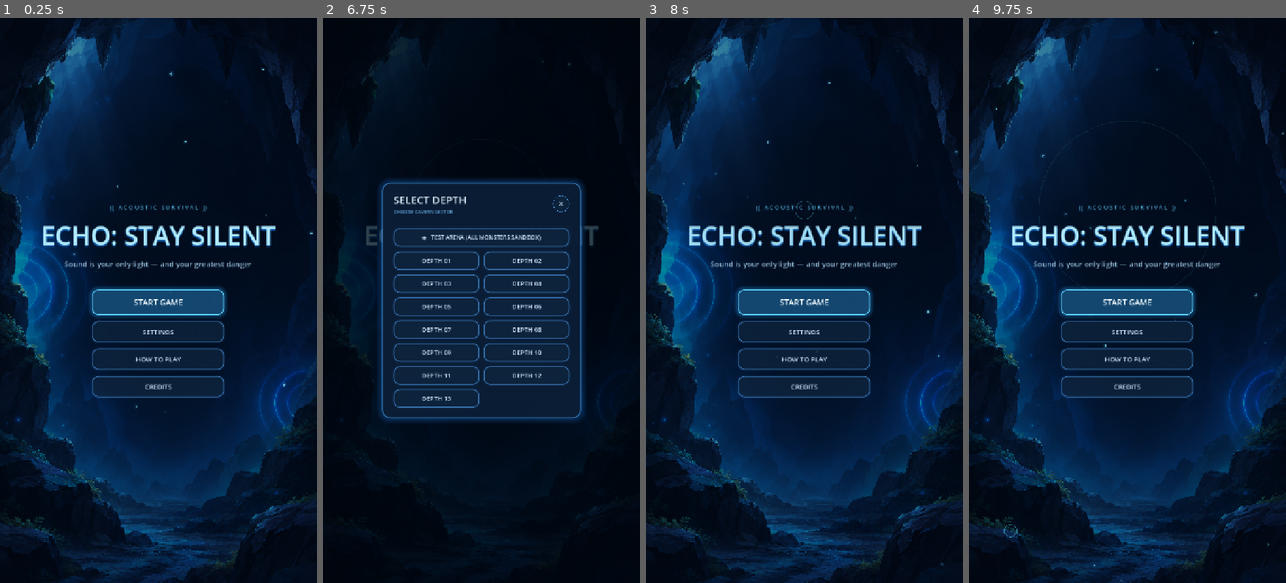
Above: before the commit, frames 1-4 (left to right).
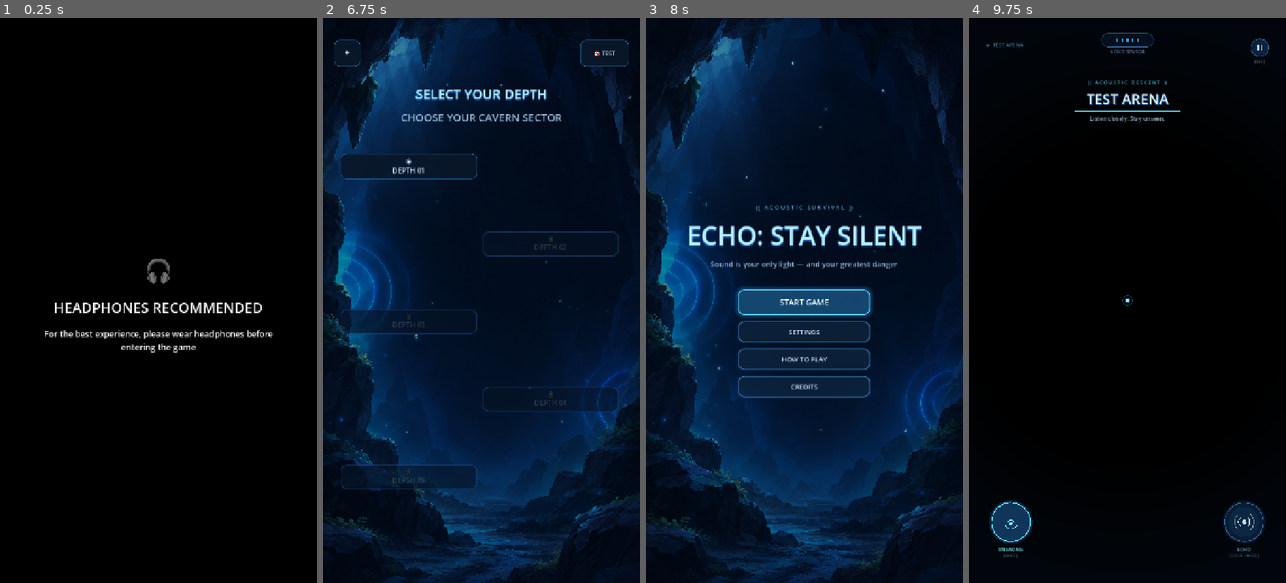
Above: after the commit, the same moments.

Repository: TerKSDev/echo
Game: Godot game, scene res://ui/headphone_warning.tscn
The game is run twice, just before and just after one commit, with the same random seed, the same clock (stepped at 60 frames per second) and the same inputs. Before the commit the project starts from res://ui/menu.tscn.
Inputs (mouse positions are in pixels of both pictures, inside the frame that each line leads up to):
- Up to frame 1 (0.25 s): no input
- Up to frame 2 (6.75 s): click (481, 385) at 0.5 s, where only the run before the commit has a clickable "CREDITS"; click (481, 300) at 1.25 s, where only the run before the commit has a clickable "START GAME"; click (481, 300) at 2 s, where only the run before the commit has a clickable "START GAME"; click (557, 255) at 2.75 s, where only the run before the commit has a clickable "✕"; click (481, 300) at 3.5 s, where only the run before the commit has a clickable "START GAME"; click (560, 204) at 4.25 s, where only the run before the commit has a clickable "✕"; click (481, 334) at 5 s, where only the run before the commit has a clickable "SETTINGS"; click "CREDITS" at 5.75 s; click "START GAME" at 6.5 s
- Up to frame 3 (8 s): click (671, 51) at 7.25 s, where only the run after the commit has a clickable "🢀"
- Up to frame 4 (9.75 s): click "START GAME" at 8 s; click (1251, 51) at 8.75 s, where only the run after the commit has a clickable "🎯 TEST"; click (1010, 532) at 9.52 s

The runs differ from the first frame. In frame 1, 91% of the frame differs, in the area x 0-100%, y 0-100%; in frame 2, 42%; in frame 3, 0.2%; in frame 4, 82%.

Commit message:
Add level selection and headphone warning

Diff:
--- a/autoload/GameState.gd
+++ b/autoload/GameState.gd
@@ -6,6 +6,7 @@
 const MENU_SCENE := "res://ui/menu.tscn"
 const MAIN_SCENE := "res://scenes/main.tscn"
 const SETTINGS_PATH := "user://settings.cfg"
+const PROGRESS_PATH := "user://level_progress.cfg"
 
 const LEVELS: Array[String] = [
 	"res://levels/level_test.tscn",
@@ -25,6 +26,7 @@
 ]
 
 var current_level := 0
+var highest_unlocked_level := 1
 var master_volume := 1.0
 var mic_enabled := true
 var mic_sensitivity := 0.5        # 0.0 (low/strict) .. 1.0 (high/sensitive)
@@ -34,6 +36,7 @@
 
 func _ready() -> void:
 	load_settings()
+	load_progress()
 
 
 # Effective dB threshold required to trigger a voice echo
@@ -104,3 +107,40 @@
 func go_to_menu() -> void:
 	get_tree().paused = false
 	get_tree().change_scene_to_file(MENU_SCENE)
+
+func load_progress() -> void:
+	var cfg := ConfigFile.new()
+
+	if cfg.load(PROGRESS_PATH) != OK:
+		highest_unlocked_level = 1
+		return
+
+	highest_unlocked_level = clampi(
+		int(cfg.get_value("progress", "highest_unlocked_level", 1)),
+		1,
+		13
+	)
+
+
+func complete_level(level_number: int) -> void:
+	# 只接受正式关卡 1 到 13。
+	if level_number < 1 or level_number > 13:
+		return
+
+	# 完成当前关卡后开放下一关。
+	# 完成第 13 关时，仍然记录最高解锁关卡为 13。
+	var next_unlocked := mini(level_number + 1, 13)
+
+	if next_unlocked > highest_unlocked_level:
+		highest_unlocked_level = next_unlocked
+
+	var cfg := ConfigFile.new()
+	cfg.set_value(
+		"progress",
+		"highest_unlocked_level",
+		highest_unlocked_level
+	)
+	var error := cfg.save(PROGRESS_PATH)
+
+	if error != OK:
+		push_error("Failed to save level progress: %s" % error)
--- a/project.godot
+++ b/project.godot
@@ -11,7 +11,7 @@
 [application]
 
 config/name="Echo"
-run/main_scene="uid://picpdgq0lblw"
+run/main_scene="uid://dmknrgc8haiw1"
 config/features=PackedStringArray("4.7", "GL Compatibility")
 config/icon="res://icon.svg"
 
--- a/scenes/Main.gd
+++ b/scenes/Main.gd
@@ -174,8 +174,13 @@
 		_press_switch(c)
 	if has_exit and c == exit_cell:
 		_changing = true
+
+	# 正式关卡才记录通关进度。
+	# GameState.LEVELS 的第 0 项是 TEST ARENA。
+		if GameState.current_level >= 1 and GameState.current_level <= 13:
+			GameState.complete_level(GameState.current_level)
+
 		GameState.call_deferred("next_level")
-
 
 func _press_switch(cell: Vector2i) -> void:
 	pressed[cell] = true
--- /dev/null
+++ b/ui/HeadphoneWarning.gd
@@ -0,0 +1,5 @@
+extends Control
+
+func _ready() -> void:
+	await get_tree().create_timer(5.0).timeout
+	get_tree().change_scene_to_file("res://ui/menu.tscn")
--- /dev/null
+++ b/ui/LevelSelect.gd
@@ -0,0 +1,551 @@
+
+extends Control
+
+const MIX_RATE := 22050
+const LEVEL_BUTTON_HEIGHT := 56.0
+const BOTTOM_BUTTON_HEIGHT := 46.0
+const TEST_LEVEL_PATH := "res://levels/level_test.tscn"
+
+@onready var level_grid: GridContainer = $CenterContainer/Content/ScrollContainer/LevelGrid
+@onready var test_arena_button: Button = $TopBar/TestArenaButton
+@onready var back_button: Button = $TopBar/BackButton
+@onready var sonar_backdrop: Control = $SonarBackdrop
+@onready var scroll_container: ScrollContainer = $CenterContainer/Content/ScrollContainer
+
+var _time := 0.0
+var _ripples: Array[Dictionary] = []
+var _spores: Array[Dictionary] = []
+
+var _suppress_level_click := false
+
+var _wav_click: AudioStreamWAV
+var _wav_hover: AudioStreamWAV
+
+
+func _ready() -> void:
+	_build_ui_audio()
+	_init_spores()
+
+	# Background effects should not block button input.
+	sonar_backdrop.mouse_filter = Control.MOUSE_FILTER_IGNORE
+	sonar_backdrop.draw.connect(_draw_sonar_backdrop)
+
+	# Two columns create the left-right staggered vertical map.
+	level_grid.columns = 2
+
+	scroll_container.size_flags_horizontal = Control.SIZE_EXPAND_FILL
+	scroll_container.size_flags_vertical = Control.SIZE_EXPAND_FILL
+	scroll_container.horizontal_scroll_mode = ScrollContainer.SCROLL_MODE_DISABLED
+	scroll_container.vertical_scroll_mode = ScrollContainer.SCROLL_MODE_AUTO
+
+	level_grid.size_flags_horizontal = Control.SIZE_EXPAND_FILL
+	level_grid.size_flags_vertical = Control.SIZE_SHRINK_BEGIN
+
+	# Hide the scrollbar visually while retaining scrolling.
+	var scrollbar := scroll_container.get_v_scroll_bar()
+	scrollbar.modulate.a = 0.0
+
+	level_grid.add_theme_constant_override("h_separation", 12)
+	level_grid.add_theme_constant_override("v_separation", 20)
+
+	_style_bottom_button(test_arena_button)
+	_style_bottom_button(back_button)
+
+	_create_level_buttons()
+
+	test_arena_button.pressed.connect(_on_test_arena_pressed)
+	back_button.pressed.connect(_on_back_pressed)
+
+	_wire_button_Juice(test_arena_button)
+	_wire_button_Juice(back_button)
+
+
+# --------------------------------------------------
+# GET PLAYABLE LEVELS
+# --------------------------------------------------
+
+func _get_playable_levels() -> Array[String]:
+	var playable_levels: Array[String] = []
+
+	for level_path in GameState.LEVELS:
+		var path := str(level_path)
+
+		# Exclude the test arena from the level selection map.
+		if path == TEST_LEVEL_PATH:
+			continue
+
+		playable_levels.append(path)
+
+	return playable_levels
+
+
+# --------------------------------------------------
+# BUTTON STYLES
+# --------------------------------------------------
+
+func _make_button_style(
+	bg_color: Color,
+	border_color: Color,
+	border_width: int = 1
+) -> StyleBoxFlat:
+	var style := StyleBoxFlat.new()
+	style.bg_color = bg_color
+	style.border_color = border_color
+	style.set_border_width_all(border_width)
+	style.set_corner_radius_all(12)
+	style.content_margin_left = 12.0
+	style.content_margin_right = 12.0
+	style.content_margin_top = 8.0
+	style.content_margin_bottom = 8.0
+	return style
+
+
+func _style_level_button(button: Button) -> void:
+	button.add_theme_font_size_override("font_size", 16)
+	button.add_theme_color_override(
+		"font_color",
+		Color(0.76, 0.88, 1.0)
+	)
+	button.add_theme_color_override(
+		"font_hover_color",
+		Color(0.45, 0.88, 1.0)
+	)
+	button.add_theme_color_override(
+		"font_pressed_color",
+		Color(0.9, 0.97, 1.0)
+	)
+
+	button.add_theme_stylebox_override(
+		"normal",
+		_make_button_style(
+			Color(0.035, 0.09, 0.16, 0.94),
+			Color(0.12, 0.43, 0.68, 0.95)
+		)
+	)
+
+	button.add_theme_stylebox_override(
+		"hover",
+		_make_button_style(
+			Color(0.06, 0.18, 0.29, 0.98),
+			Color(0.25, 0.78, 1.0, 1.0),
+			2
+		)
+	)
+
+	button.add_theme_stylebox_override(
+		"pressed",
+		_make_button_style(
+			Color(0.08, 0.24, 0.36, 1.0),
+			Color(0.4, 0.86, 1.0, 1.0),
+			2
+		)
+	)
+
+	button.add_theme_stylebox_override(
+		"focus",
+		_make_button_style(
+			Color(0.035, 0.09, 0.16, 0.94),
+			Color(0.12, 0.43, 0.68, 0.95)
+		)
+	)
+
+
+func _style_bottom_button(button: Button) -> void:
+	button.custom_minimum_size.y = BOTTOM_BUTTON_HEIGHT
+
+	button.add_theme_font_size_override("font_size", 14)
+	button.add_theme_color_override(
+		"font_color",
+		Color(0.76, 0.88, 1.0)
+	)
+	button.add_theme_color_override(
+		"font_hover_color",
+		Color(0.45, 0.88, 1.0)
+	)
+	button.add_theme_color_override(
+		"font_pressed_color",
+		Color(0.9, 0.97, 1.0)
+	)
+
+	button.add_theme_stylebox_override(
+		"normal",
+		_make_button_style(
+			Color(0.035, 0.09, 0.16, 0.96),
+			Color(0.12, 0.43, 0.68, 0.95)
+		)
+	)
+
+	button.add_theme_stylebox_override(
+		"hover",
+		_make_button_style(
+			Color(0.06, 0.18, 0.29, 1.0),
+			Color(0.25, 0.78, 1.0, 1.0),
+			2
+		)
+	)
+
+	button.add_theme_stylebox_override(
+		"pressed",
+		_make_button_style(
+			Color(0.08, 0.24, 0.36, 1.0),
+			Color(0.4, 0.86, 1.0, 1.0),
+			2
+		)
+	)
+
+	button.add_theme_stylebox_override(
+		"focus",
+		_make_button_style(
+			Color(0.035, 0.09, 0.16, 0.96),
+			Color(0.12, 0.43, 0.68, 0.95)
+		)
+	)
+
+
+# --------------------------------------------------
+# LEVEL BUTTONS
+# --------------------------------------------------
+
+func _create_level_buttons() -> void:
+	# Only create buttons for playable levels.
+	var playable_levels := _get_playable_levels()
+	var total_levels: int = playable_levels.size()
+
+	for i in range(1, total_levels + 1):
+		var button := Button.new()
+		var unlocked: bool = i <= GameState.highest_unlocked_level
+
+		if unlocked:
+			button.text = "◉\nDEPTH %02d" % i
+			button.disabled = false
+		else:
+			button.text = "🔒\nDEPTH %02d" % i
+			button.disabled = true
+
+		button.custom_minimum_size = Vector2(
+			110,
+			LEVEL_BUTTON_HEIGHT
+		)
+		button.size_flags_horizontal = Control.SIZE_EXPAND_FILL
+		button.size_flags_vertical = Control.SIZE_SHRINK_CENTER
+		button.focus_mode = Control.FOCUS_NONE
+
+		_style_level_button(button)
+
+		if unlocked:
+			button.pressed.connect(_on_level_pressed.bind(i))
+			_wire_button_Juice(button)
+		else:
+			button.modulate = Color(0.45, 0.50, 0.58, 0.8)
+
+		# Spacer creates the staggered left-right map.
+		var spacer := Control.new()
+		spacer.custom_minimum_size = Vector2(
+			0,
+			LEVEL_BUTTON_HEIGHT + 100.0
+		)
+		spacer.size_flags_horizontal = Control.SIZE_EXPAND_FILL
+		spacer.mouse_filter = Control.MOUSE_FILTER_IGNORE
+
+		if i % 2 == 1:
+			level_grid.add_child(button)
+			level_grid.add_child(spacer)
+		else:
+			level_grid.add_child(spacer)
+			level_grid.add_child(button)
+
+
+func _on_level_pressed(level_number: int) -> void:
+	# Ignore clicks if the player dragged the map.
+	if _suppress_level_click:
+		_suppress_level_click = false
+		return
+
+	var playable_levels := _get_playable_levels()
+	var playable_index: int = level_number - 1
+
+	if playable_index < 0 or playable_index >= playable_levels.size():
+		push_error("Invalid level number: %d" % level_number)
+		return
+
+	# Find the actual index in GameState.LEVELS.
+	var actual_level_index: int = GameState.LEVELS.find(
+		playable_levels[playable_index]
+	)
+
+	if actual_level_index == -1:
+		push_error(
+			"Level not found in GameState.LEVELS: "
+			+ playable_levels[playable_index]
+		)
+		return
+
+	GameState.start_game(actual_level_index)
+
+
+func _on_test_arena_pressed() -> void:
+	# Keep the separate TEST button working as before.
+	GameState.start_game(0)
+
+
+func _on_back_pressed() -> void:
+	GameState.go_to_menu()
+	var mouse_pos := get_global_mouse_position()
+
+	var map_rect := Rect2(
+		scroll_container.global_position,
+		scroll_container.size
+	)
+
+	return map_rect.has_point(mouse_pos)
+
+
+# --------------------------------------------------
+# AMBIENT SONAR AND FLOATING PARTICLES
+# --------------------------------------------------
+
+func _process(delta: float) -> void:
+	_time += delta
+
+	# Create an ambient sonar wave every 2.6 seconds.
+	if fmod(_time, 2.6) < delta:
+		var title_center := Vector2(
+			size.x * 0.5,
+			size.y * 0.245
+		)
+
+		_ripples.append({
+			"pos": title_center,
+			"age": 0.0,
+			"max_r": 320.0,
+			"alpha": 0.35
+		})
+
+	for ripple in _ripples:
+		ripple["age"] = float(ripple["age"]) + delta
+
+	_ripples = _ripples.filter(
+		func(ripple: Dictionary) -> bool:
+			return float(ripple["age"]) < 2.8
+	)
+
+	for spore in _spores:
+		var pos: Vector2 = spore["pos"]
+
+		pos.y -= float(spore["speed"]) * delta
+		pos.x += (
+			sin(_time * 1.4 + float(spore["phase"]))
+			* 12.0
+			* delta
+		)
+
+		if pos.y < -20.0:
+			pos.y = size.y + 20.0
+			pos.x = randf_range(
+				0.0,
+				maxf(size.x, 600.0)
+			)
+
+		spore["pos"] = pos
+
+	sonar_backdrop.queue_redraw()
+
+
+func _gui_input(event: InputEvent) -> void:
+	# Clicking empty space creates an ECHO wave.
+	if event is InputEventMouseButton:
+		if event.pressed and event.button_index == MOUSE_BUTTON_LEFT:
+			_ripples.append({
+				"pos": event.position,
+				"age": 0.0,
+				"max_r": 180.0,
+				"alpha": 0.45
+			})
+
+
+func _init_spores() -> void:
+	for i in range(26):
+		_spores.append({
+			"pos": Vector2(
+				randf_range(40.0, 760.0),
+				randf_range(40.0, 960.0)
+			),
+			"r": randf_range(1.2, 2.8),
+			"speed": randf_range(12.0, 28.0),
+			"phase": randf() * TAU
+		})
+
+
+func _draw_sonar_backdrop() -> void:
+	# Draw floating glowing particles.
+	for spore in _spores:
+		var pos: Vector2 = spore["pos"]
+		var radius: float = float(spore["r"])
+
+		var twinkle := 0.35 + 0.35 * sin(
+			_time * 2.5 + float(spore["phase"])
+		)
+
+		sonar_backdrop.draw_circle(
+			pos,
+			radius * 2.4,
+			Color(0.2, 0.75, 1.0, twinkle * 0.18)
+		)
+
+		sonar_backdrop.draw_circle(
+			pos,
+			radius,
+			Color(0.55, 0.92, 1.0, twinkle)
+		)
+
+	# Draw expanding sonar rings.
+	for ripple in _ripples:
+		var progress := clampf(
+			float(ripple["age"]) / 2.8,
+			0.0,
+			1.0
+		)
+
+		var radius := progress * float(ripple["max_r"])
+		var alpha := (
+			(1.0 - progress)
+			* float(ripple["alpha"])
+		)
+
+		sonar_backdrop.draw_arc(
+			ripple["pos"],
+			radius,
+			0.0,
+			TAU,
+			64,
+			Color(0.35, 0.88, 1.0, alpha),
+			1.8
+		)
+
+
+# --------------------------------------------------
+# BUTTON HOVER AND CLICK EFFECTS
+# --------------------------------------------------
+
+func _wire_button_Juice(btn: Button) -> void:
+	btn.mouse_entered.connect(func() -> void:
+		_play_ui_sound(
+			_wav_hover,
+			-14.0,
+			randf_range(0.98, 1.04)
+		)
+
+		btn.pivot_offset = btn.size * 0.5
+
+		var tween := create_tween()
+		tween.tween_property(
+			btn,
+			"scale",
+			Vector2(1.03, 1.03),
+			0.1
+		).set_trans(Tween.TRANS_QUAD).set_ease(Tween.EASE_OUT)
+	)
+
+	btn.mouse_exited.connect(func() -> void:
+		btn.pivot_offset = btn.size * 0.5
+
+		var tween := create_tween()
+		tween.tween_property(
+			btn,
+			"scale",
+			Vector2.ONE,
+			0.12
+		).set_trans(Tween.TRANS_QUAD).set_ease(Tween.EASE_OUT)
+	)
+
+	btn.button_down.connect(func() -> void:
+		_play_ui_sound(_wav_click, -5.0, 1.0)
+
+		btn.pivot_offset = btn.size * 0.5
+
+		var tween := create_tween()
+		tween.tween_property(
+			btn,
+			"scale",
+			Vector2(0.96, 0.96),
+			0.06
+		)
+	)
+
+	btn.button_up.connect(func() -> void:
+		btn.pivot_offset = btn.size * 0.5
+
+		var tween := create_tween()
+		tween.tween_property(
+			btn,
+			"scale",
+			Vector2(1.02, 1.02),
+			0.12
+		).set_trans(Tween.TRANS_BACK).set_ease(Tween.EASE_OUT)
+	)
+
+
+# --------------------------------------------------
+# PROCEDURAL UI AUDIO
+# --------------------------------------------------
+
+func _build_ui_audio() -> void:
+	_wav_click = _synth_tone(620.0, 920.0, 0.14)
+	_wav_hover = _synth_tone(480.0, 540.0, 0.06)
+
+
+func _synth_tone(
+	f_start: float,
+	f_end: float,
+	dur: float
+) -> AudioStreamWAV:
+	var count := int(dur * MIX_RATE)
+	var bytes := PackedByteArray()
+	bytes.resize(count * 2)
+
+	var phase := 0.0
+
+	for i in range(count):
+		var t: float = float(i) / MIX_RATE
+		var envelope := minf(t / 0.004, 1.0) * exp(-t * 24.0)
+		var frequency := lerpf(f_start, f_end, t / dur)
+
+		phase += TAU * frequency / MIX_RATE
+
+		var sample := clampf(
+			sin(phase) * envelope * 0.7,
+			-1.0,
+			1.0
+		)
+
+		bytes.encode_s16(
+			i * 2,
+			int(sample * 32767.0)
+		)
+
+	var wav := AudioStreamWAV.new()
+	wav.format = AudioStreamWAV.FORMAT_16_BITS
+	wav.mix_rate = MIX_RATE
+	wav.data = bytes
+
+	return wav
+
+
+func _play_ui_sound(
+	stream: AudioStreamWAV,
+	vol_db: float,
+	pitch: float
+) -> void:
+	if stream == null:
+		return
+
+	var player := AudioStreamPlayer.new()
+	player.stream = stream
+	player.volume_db = vol_db
+	player.pitch_scale = pitch
+	player.bus = &"Master"
+
+	add_child(player)
+
+	player.finished.connect(player.queue_free)
+	player.play()
--- a/ui/Menu.gd
+++ b/ui/Menu.gd
@@ -151,6 +151,7 @@
 # --- Button Actions ----------------------------------------------------------
 
 func _on_start_pressed() -> void:
+	get_tree().change_scene_to_file("res://ui/level_select.tscn")
 	_open_modal("SELECT DEPTH", "CHOOSE CAVERN SECTOR")
 
 	# Test arena button at top
@@ -377,7 +378,7 @@
 
 
 func _on_credits_pressed() -> void:
-	_open_modal("CREDITS", "ECHO: SOUND IN THE DARKNESS")
+	_open_modal("CREDITS", "ECHO: STAY SILENT")
 
 	var desc := Label.new()
 	desc.text = "An atmospheric acoustic stealth survival experience.\nNavigate the abyss using only sound waves—where every echo illuminates the path, yet beckons what lurks in the dark."
--- /dev/null
+++ b/ui/headphone_warning.tscn
@@ -0,0 +1,58 @@
+[gd_scene format=3 uid="uid://dmknrgc8haiw1"]
+
+[ext_resource type="Theme" uid="uid://c6y7u4n8raw2e" path="res://ui/echo_theme.tres" id="1_nw0v8"]
+[ext_resource type="Script" uid="uid://g2f7or6ftwfu" path="res://ui/HeadphoneWarning.gd" id="2_v25u4"]
+
+[node name="HeadphoneWarning" type="Control" unique_id=941129480]
+layout_mode = 3
+anchors_preset = 15
+anchor_right = 1.0
+anchor_bottom = 1.0
+grow_horizontal = 2
+grow_vertical = 2
+theme = ExtResource("1_nw0v8")
+script = ExtResource("2_v25u4")
+
+[node name="Background" type="ColorRect" parent="." unique_id=761036680]
+layout_mode = 1
+anchors_preset = 15
+anchor_right = 1.0
+anchor_bottom = 1.0
+grow_horizontal = 2
+grow_vertical = 2
+color = Color(0, 0, 0, 1)
+
+[node name="Content" type="VBoxContainer" parent="." unique_id=1992487267]
+layout_mode = 1
+anchors_preset = 8
+anchor_left = 0.5
+anchor_top = 0.5
+anchor_right = 0.5
+anchor_bottom = 0.5
+offset_left = -20.0
+offset_top = -38.5
+offset_right = 20.0
+offset_bottom = 38.5
+grow_horizontal = 2
+grow_vertical = 2
+theme_override_constants/separation = 24
+
+[node name="HeadphoneIcon" type="Label" parent="Content" unique_id=434351969]
+layout_mode = 2
+theme_override_font_sizes/font_size = 64
+text = "🎧"
+horizontal_alignment = 1
+
+[node name="Title" type="Label" parent="Content" unique_id=421692596]
+layout_mode = 2
+theme_override_font_sizes/font_size = 32
+text = "HEADPHONES RECOMMENDED"
+horizontal_alignment = 1
+
+[node name="Description" type="Label" parent="Content" unique_id=1744431645]
+custom_minimum_size = Vector2(600, 0)
+layout_mode = 2
+theme_override_font_sizes/font_size = 19
+text = "For the best experience, please wear headphones before entering the game"
+horizontal_alignment = 1
+autowrap_mode = 2
--- /dev/null
+++ b/ui/level_select.tscn
@@ -0,0 +1,120 @@
+[gd_scene format=3 uid="uid://dy5ppbyg3rm3n"]
+
+[ext_resource type="Theme" uid="uid://c6y7u4n8raw2e" path="res://ui/echo_theme.tres" id="1_o7pgs"]
+[ext_resource type="Script" uid="uid://b60g1gqwrcui4" path="res://ui/LevelSelect.gd" id="2_2cjkr"]
+[ext_resource type="Texture2D" uid="uid://cuprl0tej7njc" path="res://assets/cave_background.png" id="3_4dsvd"]
+
+[node name="LevelSelect" type="Control" unique_id=992780845]
+layout_mode = 3
+anchors_preset = 15
+anchor_right = 1.0
+anchor_bottom = 1.0
+grow_horizontal = 2
+grow_vertical = 2
+theme = ExtResource("1_o7pgs")
+script = ExtResource("2_2cjkr")
+
+[node name="Background" type="TextureRect" parent="." unique_id=1035382875]
+layout_mode = 1
+anchors_preset = 15
+anchor_right = 1.0
+anchor_bottom = 1.0
+grow_horizontal = 2
+grow_vertical = 2
+texture = ExtResource("3_4dsvd")
+expand_mode = 1
+stretch_mode = 6
+
+[node name="ShadeOverlay" type="ColorRect" parent="." unique_id=361162402]
+layout_mode = 1
+anchors_preset = 15
+anchor_right = 1.0
+anchor_bottom = 1.0
+grow_horizontal = 2
+grow_vertical = 2
+mouse_filter = 2
+color = Color(0.01, 0.04, 0.09, 0.42)
+
+[node name="SonarBackdrop" type="Control" parent="." unique_id=88210119]
+layout_mode = 1
+anchors_preset = 15
+anchor_right = 1.0
+anchor_bottom = 1.0
+grow_horizontal = 2
+grow_vertical = 2
+mouse_filter = 2
+
+[node name="TopBar" type="HBoxContainer" parent="." unique_id=336351312]
+layout_mode = 0
+offset_left = 25.0
+offset_top = 50.0
+offset_right = 695.0
+offset_bottom = 110.0
+offset_transform_enabled = true
+theme_override_constants/separation = 500
+
+[node name="BackButton" type="Button" parent="TopBar" unique_id=1501365221]
+custom_minimum_size = Vector2(60, 60)
+layout_mode = 2
+size_flags_horizontal = 4
+focus_mode = 0
+theme_override_font_sizes/font_size = 24
+text = "🢀"
+
+[node name="TestArenaButton" type="Button" parent="TopBar" unique_id=558461408]
+custom_minimum_size = Vector2(110, 60)
+layout_mode = 2
+size_flags_horizontal = 4
+focus_mode = 0
+theme_override_font_sizes/font_size = 24
+text = "🎯 TEST"
+
+[node name="CenterContainer" type="CenterContainer" parent="." unique_id=2067062267]
+layout_mode = 1
+anchors_preset = 8
+anchor_left = 0.5
+anchor_top = 0.5
+anchor_right = 0.5
+anchor_bottom = 0.5
+offset_left = -320.0
+offset_top = -490.0
+offset_right = 320.0
+offset_bottom = 448.0
+grow_horizontal = 2
+grow_vertical = 2
+
+[node name="Content" type="VBoxContainer" parent="CenterContainer" unique_id=310439246]
+custom_minimum_size = Vector2(640, 0)
+layout_mode = 2
+theme_override_constants/separation = 16
+
+[node name="Title" type="Label" parent="CenterContainer/Content" unique_id=858087850]
+layout_mode = 2
+theme_override_colors/font_color = Color(0.72, 0.94, 1, 1)
+theme_override_colors/font_shadow_color = Color(0.05, 0.35, 0.68, 0.65)
+theme_override_colors/font_outline_color = Color(0.18, 0.62, 0.92, 0.45)
+theme_override_constants/shadow_offset_x = 0
+theme_override_constants/shadow_offset_y = 4
+theme_override_constants/outline_size = 4
+theme_override_font_sizes/font_size = 30
+text = "SELECT YOUR DEPTH"
+horizontal_alignment = 1
+
+[node name="Subtitle" type="Label" parent="CenterContainer/Content" unique_id=848432811]
+layout_mode = 2
+theme_override_colors/font_color = Color(0.68, 0.84, 0.96, 0.85)
+theme_override_font_sizes/font_size = 24
+text = "CHOOSE YOUR CAVERN SECTOR"
+horizontal_alignment = 1
+
+[node name="ScrollContainer" type="ScrollContainer" parent="CenterContainer/Content" unique_id=894529486]
+custom_minimum_size = Vector2(0, 830)
+layout_mode = 2
+size_flags_vertical = 3
+horizontal_scroll_mode = 0
+
+[node name="LevelGrid" type="GridContainer" parent="CenterContainer/Content/ScrollContainer" unique_id=560705883]
+layout_mode = 2
+theme_override_constants/h_separation = 12
+theme_override_constants/v_separation = 12
+columns = 2
Not shown, added: ui/HeadphoneWarning.gd.uid
Not shown, added: ui/LevelSelect.gd.uid
